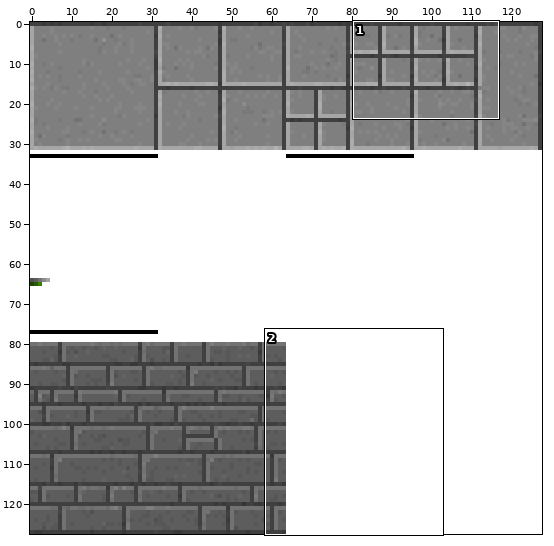
Sprite sheet: Assets/Images/testAtlas3.png. The picture above shows the old version from afar; the outline marks the close-up.
Close-up. The starting point:
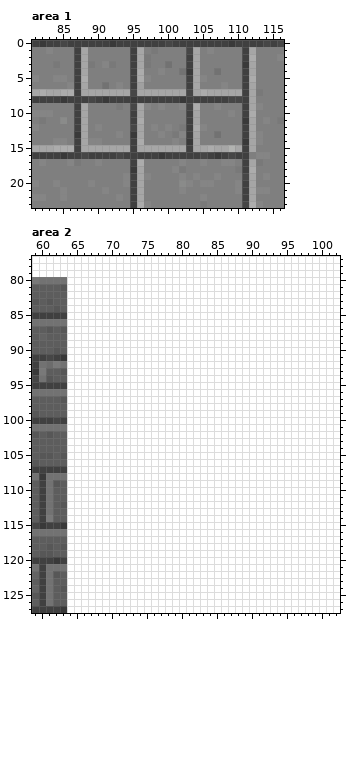
The file is 128x128 pixels. Colours within 5 levels of each other are drawn and written as one. Shown: area 1: x 81..116, y 0..23; area 2: x 59..102, y 77..127.
After the commit:
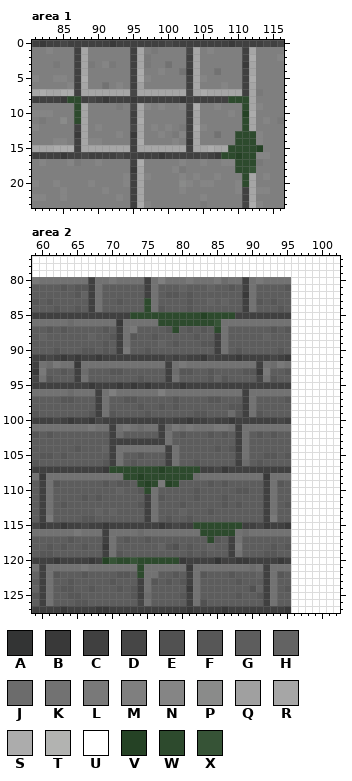
Palette (. is transparent): A #333434  B #393939  C #404040  D #464646  E #515151  F #575757  G #5d5d5d  H #636363  J #6c6c6c  K #727272  L #797979  M #7f7f7f  N #858585  P #8a8b8a  Q #a0a0a0  R #a6a6a6  S #acacac  T #b2b3b1  U #ffffff  V #254225  W #2d4a2d  X #365336
From old to new:
Changed rows in their new state; - is an unchanged pixel.
Area 1:
first column x 86:
 8 WW---------------------WWW--
 9 -W-----------------------W--
10 -W-----------------------V--
11 -W-----------------------W--
12 -------------------------W--
13 ------------------------WWW-
14 ------------------------WWW-
15 -----------------------WWWWV
16 ----------------------WWVWW-
17 ------------------------WWW-
18 ------------------------WWX-
19 -------------------------W--
20 -------------------------W--
Area 2:
first column x 64:
 80 KKKCKKLKKKKCKMKKKLKKKLJKKCKLKKKK
 81 GFFCKGGGGGGCKGGGHGGGHGGFGCKGGGGF
 82 GFHCKGGGGGGCKGFFGFGGGGGGGBKGGGGG
 83 GGGCKGGFGGGWKGGGGFGGHGHGGCKFGFGG
 84 GFGCKGGGGGGWKFGGGFGGGGGGGCKGGGFG
 85 CCCCCCCCCWWWWWWWWWWVWWWWCCCCCCCC
 86 JKKKKKKBKKKKKWWWWWWWWXKKKKKKKKKK
 87 GGGGGFGCKLGGGGFWGFGFGWKGGGGGGFGF
 88 GGGHGGFCKFGGFGGGGGFGGCKGGGGGHGGG
 89 GGGGGFGCKGGGGHGFGGGFFCKGGGGGGGGG
 90 GGFFGFGCLGGFGGGGGGGGGCKGFGGGGGFG
 91 CBCCBCCCCCCCCCDCDCCBDCCCBCCCCDCB
 92 KBKKKKKKKKKKKKCKLKKKKKKKKKKCKJLK
 93 GCJGGGFFGGGGGGCJFFGGFGGGGFFBLGGF
 94 GCKGGGGGGGFGGGCKGGGGFHFGGGGDKFGG
 95 CCCBCCCBCBCBCCCCBCCCCCCCCCCCCCCC
 96 JKKKCKMKKKKKKMKKKKKKKKKKKCKKKKKK
 97 FGGGCKGGFFGGGGGFGGGGFFGGGCKGGGGF
 98 GGGGCKGGGGFGGFGFGGGGGGGFFCKGGGGG
 99 GGGFCKFGGGGFGGGGGGFFGGGJFCKFGGGG
100 BCCBDCCCCCCCCCDCCBCCDCCBCCCCCCDC
101 KKKLKKCKLKJKKCJLKLKKKLLKCKKKKKKK
102 GGGGGGCJGGGGGCKGFGGGFGFGCKGFGFGG
103 GGGGGGCCCCCCCCKGGGGGGGGGCKGGGGGG
104 GFGGGHCKKKKKKKCKGGGGGFGFCKGGGGGG
105 GGGGGGCKGGFGGGCKGGGGGGGGDKGGFFGF
106 GGGGGFCKGFGGGGCKGGFGGGGGCJGFGGGG
107 CCCCCBWWWWWWWVWWWWWCCDBCCCCCCCCC
108 KKKKKKKKWWVWWWWWWWJKKKKKKKKKBKKK
109 GGGGGFGFFGWVWLVWGGGGFGFGGGGGCKFG
110 GGGGGGGHGGFWKGGGGGFGGGGGFFGGCKGG
111 GGFGFGGGGGGCKFGGGGFGGGFGGGGGCKGG
112 GGGGGGGGGGFCKGGGFGGGGGFGFGGGCKGF
113 GGGGHGHGGGGCKGGGHGGGFGGGGGGGCKGG
114 GGFFGGGGGGGCKGFGGFGGGGGGGGGGCLGG
115 CCDCCBCCCCCCCBCDCCWWWWWWWCCDBCCB
116 KLKKKCKKKKJKKKKKKKKWWWWWKJKKKKKK
117 FGGGGCKGFGGFGGGGGGGGWFGCKGGGGGGG
118 GGFGGBKGGGGGGHFEGFGGHGGCLGGGGFGF
119 GGGGGCKFGGGGGGGGGFGFGGGCKGGGFFGG
120 CCCBCVXWWXWWWWWWBCCCCACCBBCCCCBC
121 KKLKKKKKKKWKKKKKKBKKKKKKKKJKCKKK
122 GGFGGGGFFGWKKGGFGCKFGGGFGGGHCKFG
123 FGGGGGFGGGCKFGFGFCKGGGGGFGGGCKGG
124 FGGFGGGFGFCKGGGGGBKGGGGGGGEHCKGF
125 FFGGGGGGGFCJGGGGFCKGGGGGFGGFCKGG
126 GFFGGGGGGGDKGGGGGCKEGGGGGGGGCKGG
127 CCCCBBCCCCCCCCCCCBCCCCBCCCCCCCCB
Boxes around the changes in both close-ups, in picture pixels (x1, y1, x2, y2):
changed: (67, 96, 81, 124)
changed: (221, 96, 263, 187)
changed: (67, 277, 291, 613)
